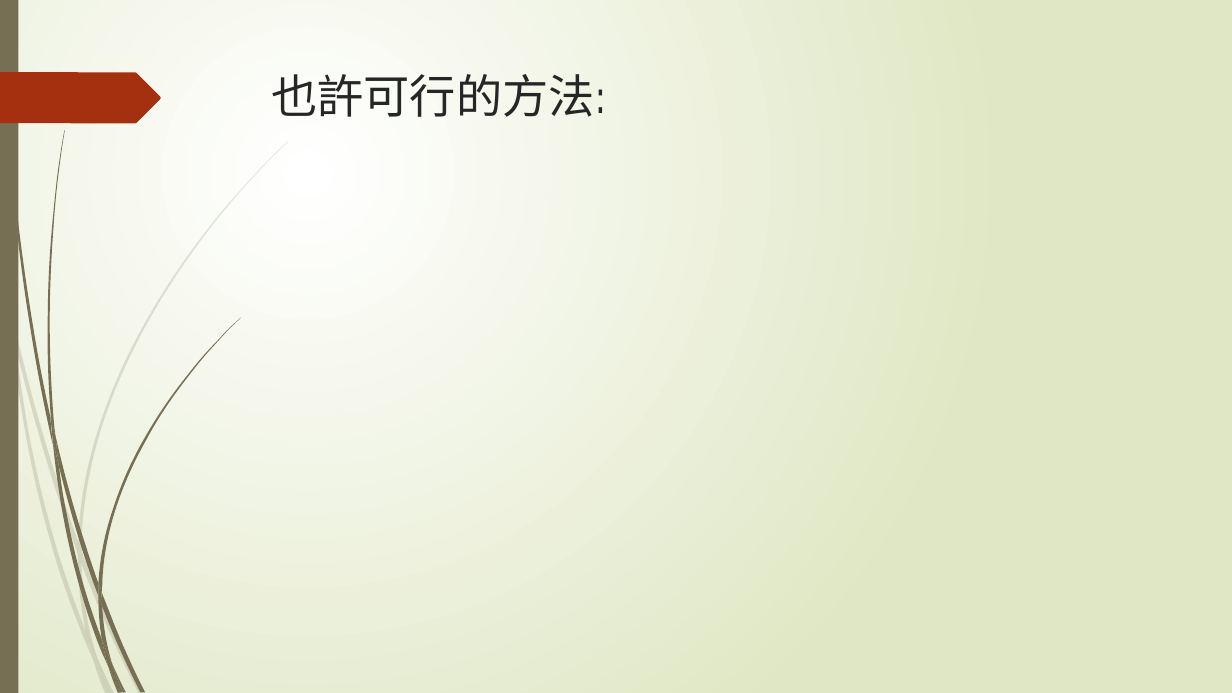
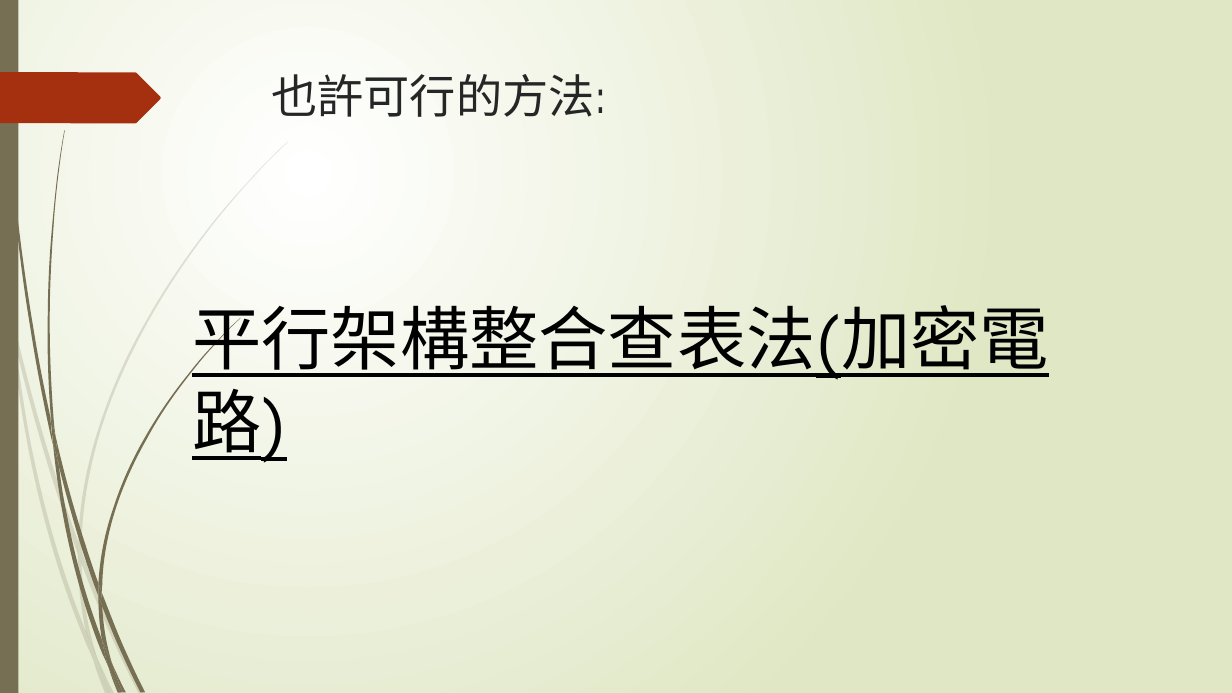
Before and after one commit to sanwich27/2019_FPGA_Design_Group4, a slide deck: slide 21 of final_project/AES加密&解密.pptx (slide 17 before the commit). Drawn at 1232x693 pixels with LibreOffice and Linux fonts; fonts in the diff are those of the drawing. Boxes give left, top, right and bottom in pixels: in the first picture for what was removed or moved away, otherwise in the second. Text is boxed around its words. In the diff, an @@ line names an element or a change of style, - is before the commit and + after.

```diff
--- a/final_project/AES加密&解密.pptx
+++ b/final_project/AES加密&解密.pptx
@@ text added at (x1=192, y1=305, x2=1049, y2=380), 54 pt, text #000000, underline @@
+平行架構整合查表法(加密電路)
```
Also in this commit, not shown: 9 slides added.
